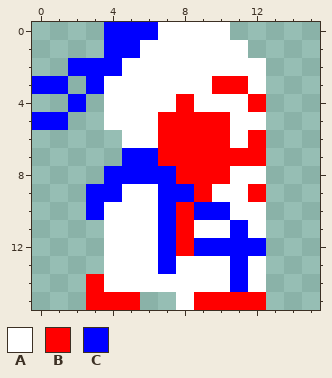
One commit to this pixel-art sprite: data/images/sprites/gentleman/e/walk.png. Above: the version before the commit.
The file is 16x16 pixels.
Palette (. is transparent): A #ffffff  B #ff0000  C #0000ff
Pixels before, first column x 0:
 0 ....CCCAAAA..
 1 ....CCAAAAAA.
 2 ..CCCAAAAAAAA
 3 CC.CAAAAAABBA
 4 ..C.AAAABAAAB
 5 CC..AAABBBBAA
 6 .....AABBBBAB
 7 .....CCBBBBBB
 8 ....CCCCBBBAA
 9 ...CCAACCBAAB
10 ...CAAACBCCAA
11 ....AAACBAACA
12 ....AAACBCCCC
13 ....AAACAAACA
14 ...BAAAAAAACA
15 ...BBB..ABBBB
And afterwards:
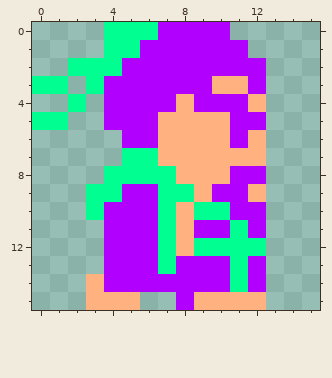
Changes in this commit:
colour A: #ffffff -> #b200ff
colour B: #ff0000 -> #ffb27f
colour C: #0000ff -> #00ff90
Changed places in both pictures, as pixel boxes (x1, y1, x2, y2):
changed: (32, 22, 266, 310)
